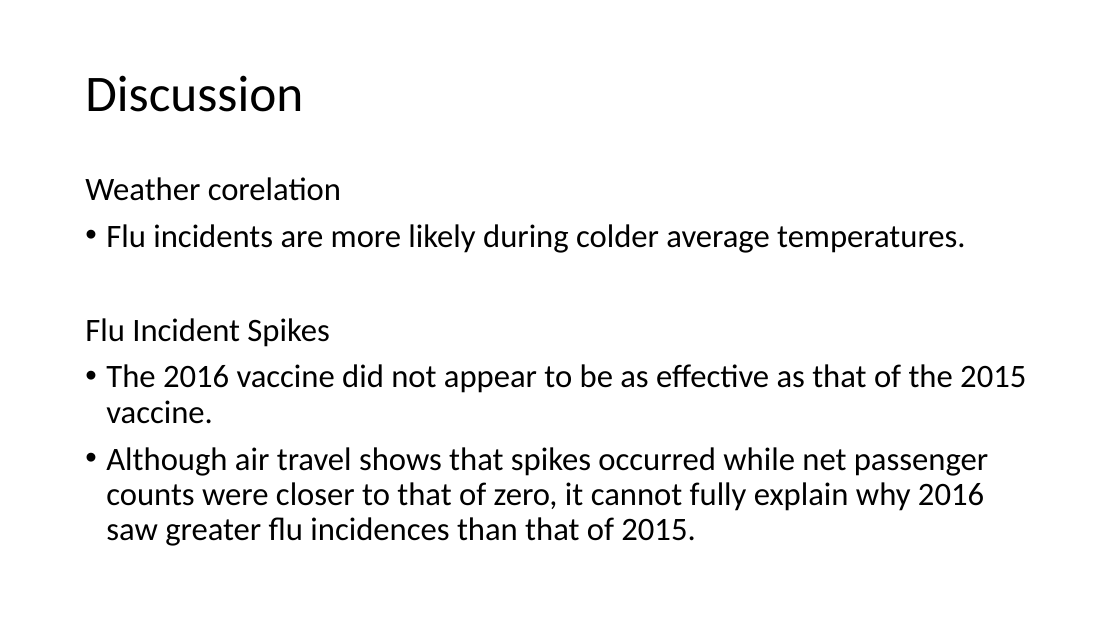
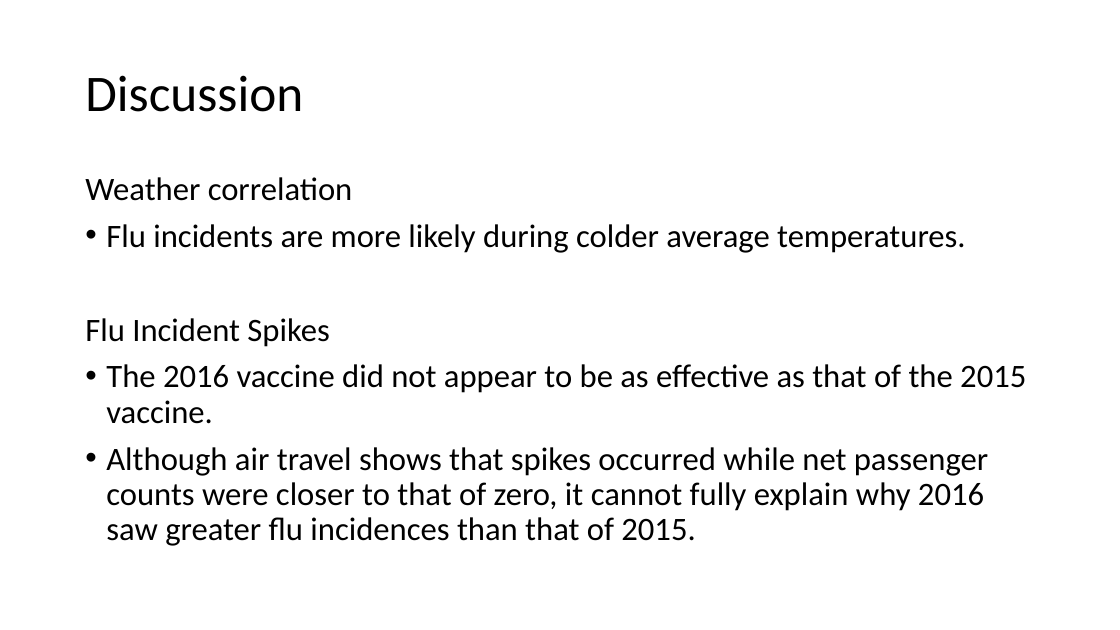
Before and after one commit to giolee88/FluTracker, a slide deck: slide 6 of Slide-Shows/Flu Tracker.pptx. Drawn at 1120x630 pixels with LibreOffice and Linux fonts; fonts in the diff are those of the drawing. Boxes give left, top, right and bottom in pixels: in the first picture for what was removed or moved away, otherwise in the second. Text is boxed around its words. In the diff, an @@ line names an element or a change of style, - is before the commit and + after.

```diff
--- a/Slide-Shows/Flu Tracker.pptx
+++ b/Slide-Shows/Flu Tracker.pptx
@@ text at (85,177,353,201): text changed @@
-Weather corelation
+Weather correlation
```
Also in this commit, not shown: 2 other slides changed.
